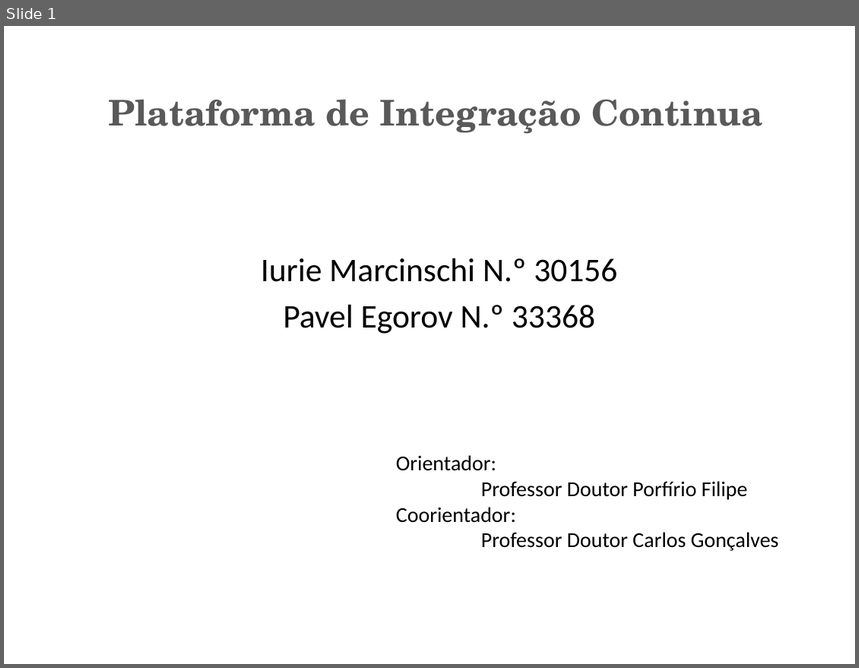
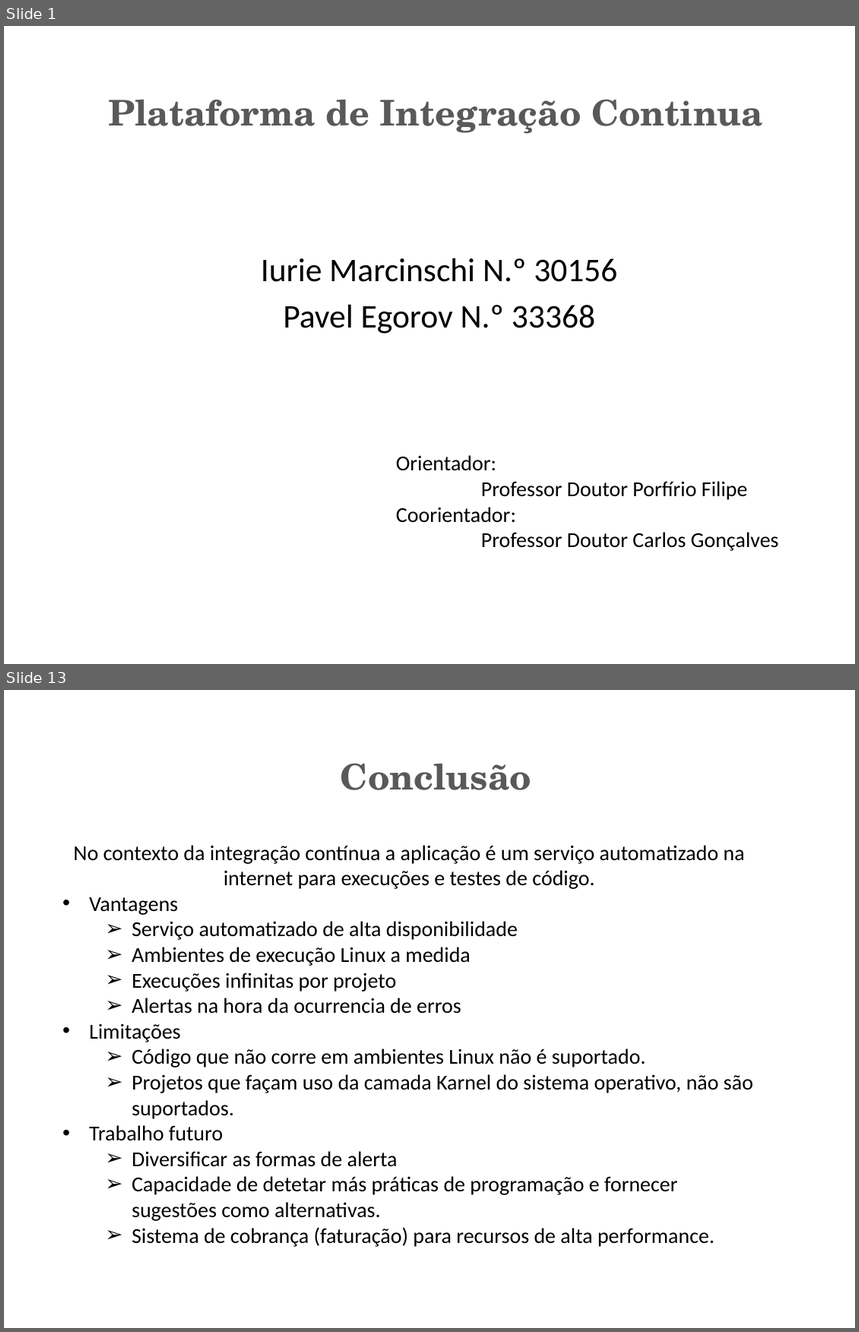
Before and after one commit to marcinschi-iuri/ciaasDocs, a slide deck: PCIS.pptx. Shown one above the other, each under a label of ours: slide 1 before the commit, slides 1 and 13 after it; the slides between them are not shown. The pictures are 859x668 and 859x1332 pixels, drawn with LibreOffice and Linux fonts; fonts in the diff are those of the drawing. Boxes give left, top, right and bottom in pixels: in the first picture for what was removed or moved away, otherwise in the second. Text is boxed around its words. In the diff, an @@ line names an element or a change of style, - is before the commit and + after.

```diff
--- a/PCIS.pptx
+++ b/PCIS.pptx
@@ slide 13 added at bbox=[4, 690, 855, 1328], background #FFFFFF @@
@@ title added at bbox=[341, 763, 531, 790], 30 pt, text #595959, bold @@
+Conclusão
@@ text added at bbox=[73, 845, 753, 1247], 18 pt, text #000000 @@
+No contexto da integração contínua a aplicação é um serviço automatizado na internet para execuções e testes de código.
+• Vantagens
+  ➢ Serviço automatizado de alta disponibilidade
+  ➢ Ambientes de execução Linux a medida
+  ➢ Execuções infinitas por projeto
+  ➢ Alertas na hora da ocurrencia de erros
+• Limitações
+  ➢ Código que não corre em ambientes Linux não é suportado.
+  ➢ Projetos que façam uso da camada Karnel do sistema operativo, não são suportados.
+• Trabalho futuro
+  ➢ Diversificar as formas de alerta
+  ➢ Capacidade de detetar más práticas de programação e fornecer sugestões como alternativas.
+  ➢ Sistema de cobrança (faturação) para recursos de alta performance.
```
Also in this commit, not shown: 5 slides changed, 7 other slides added, 1 slide removed.
